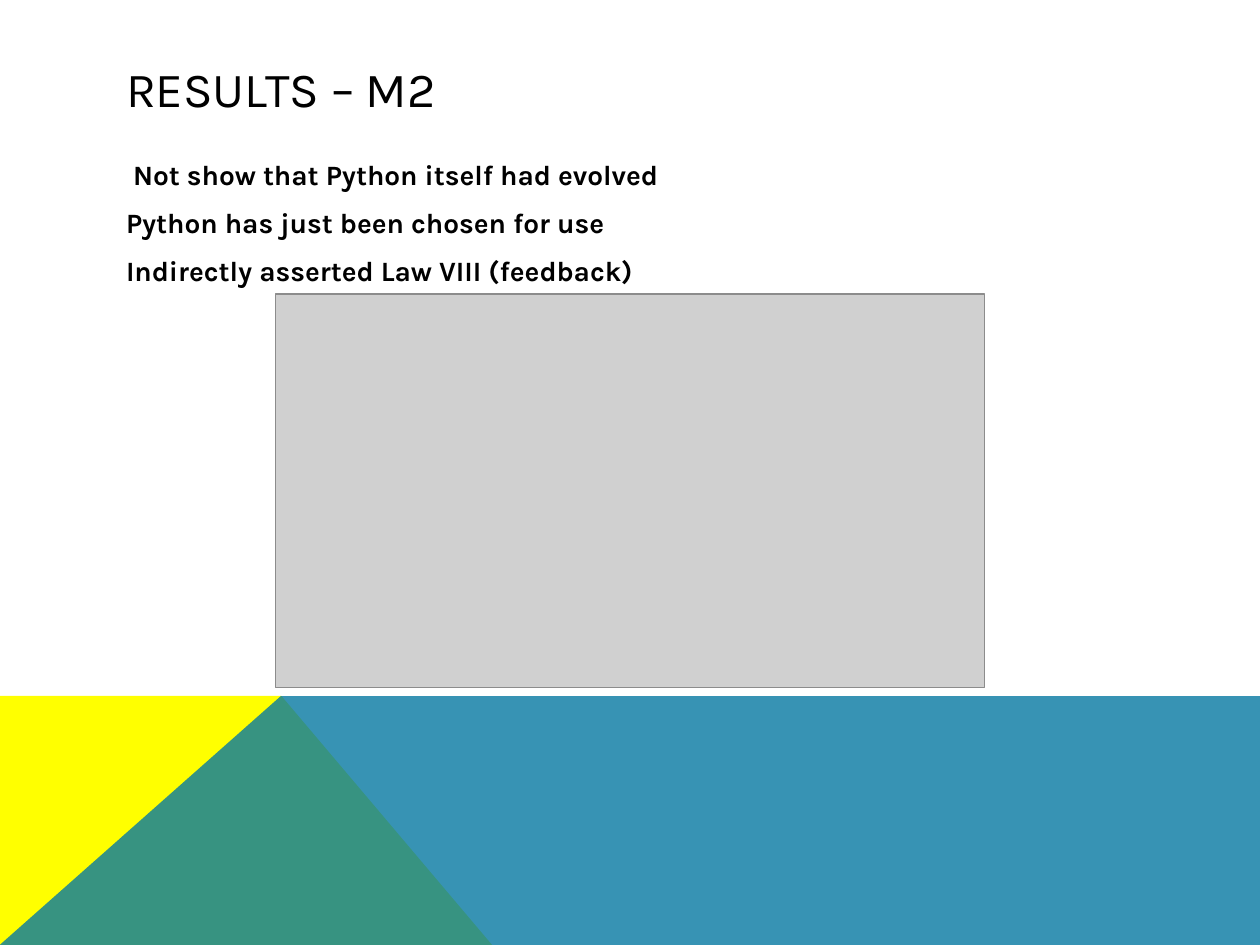
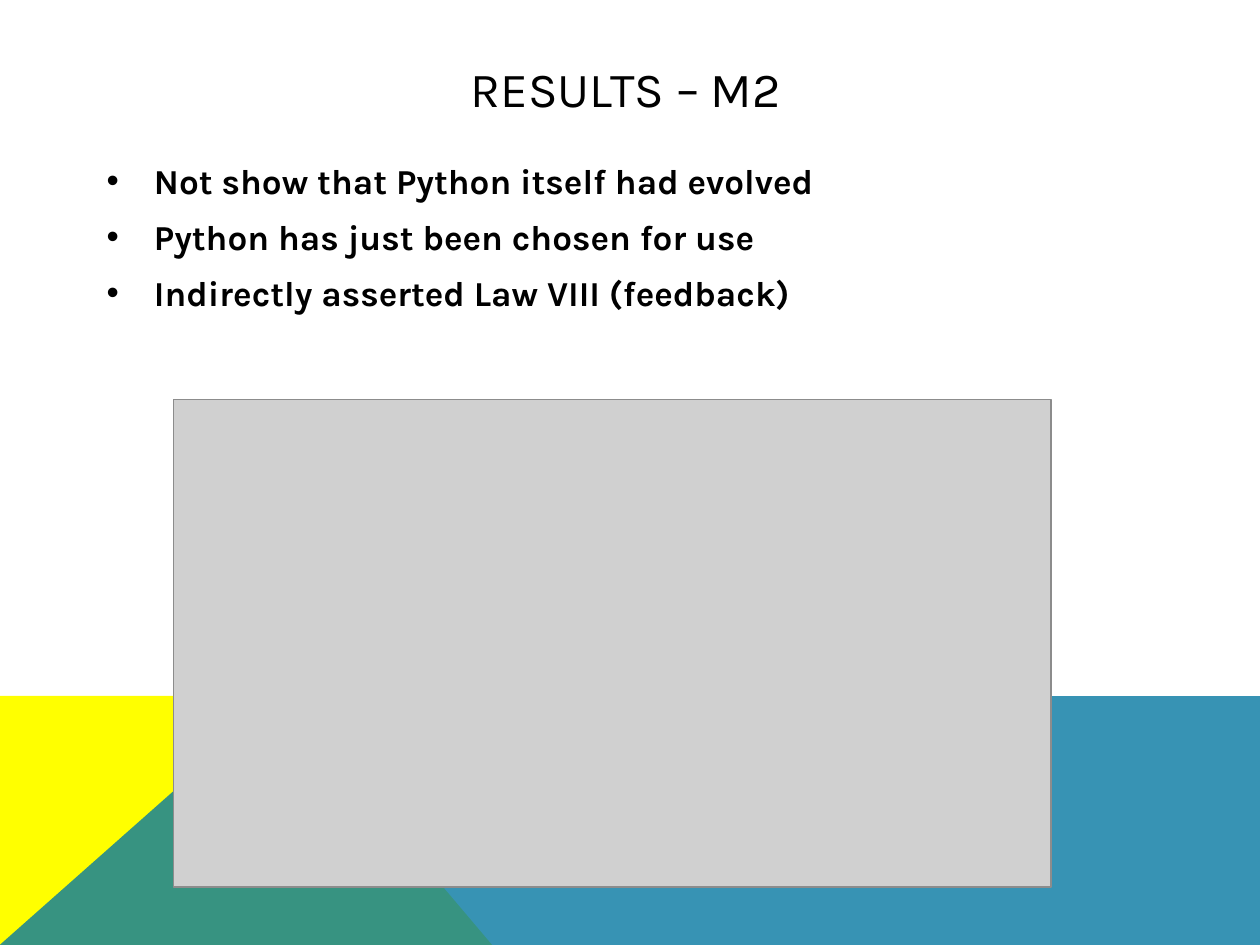
Before and after one commit to eburdon/Seng371-SoftwareEvolutionClassProject, a slide deck: slide 9 of Presentation_PythonEvolution.pptx (slide 10 before the commit). Drawn at 1260x945 pixels with LibreOffice and Linux fonts; fonts in the diff are those of the drawing; grey boxes stand for pictures. Boxes give left, top, right and bottom in pixels: in the first picture for what was removed or moved away, otherwise in the second. Text is boxed around its words. In the diff, an @@ line names an element or a change of style, - is before the commit and + after.

```diff
--- a/Presentation_PythonEvolution.pptx
+++ b/Presentation_PythonEvolution.pptx
@@ title "RESULTS – M2" at [471,75,781,108]: alignment left to centre @@
@@ text "Not show that Python itself ...": place and size @@
-text "Not show that Python itself ..." at [126,165,658,287]
+text "Not show that Python itself ..." at [154,169,813,315]
@@ text "Not show that Python itself ..." at [154,169,813,315]: size 16 to 20 pt; bullet none to • @@
@@ picture: place and size @@
-picture at [276,294,984,687]
+picture at [174,399,1051,887]
```
Also in this commit, not shown: 8 other slides changed, 1 slide removed.
